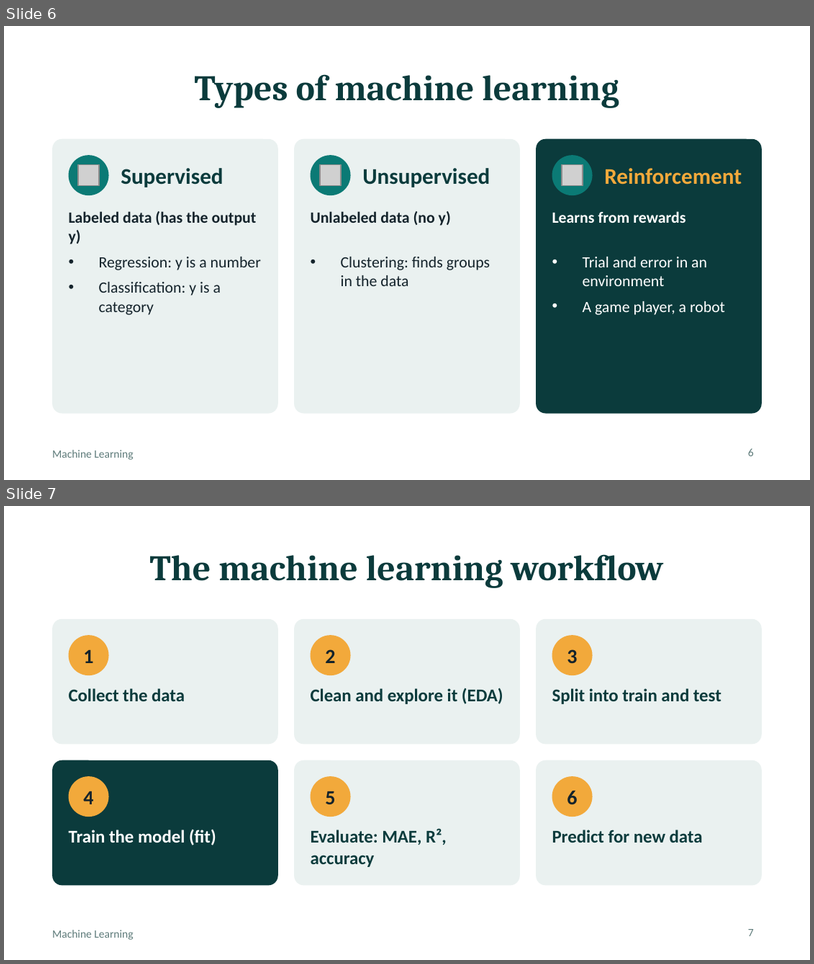
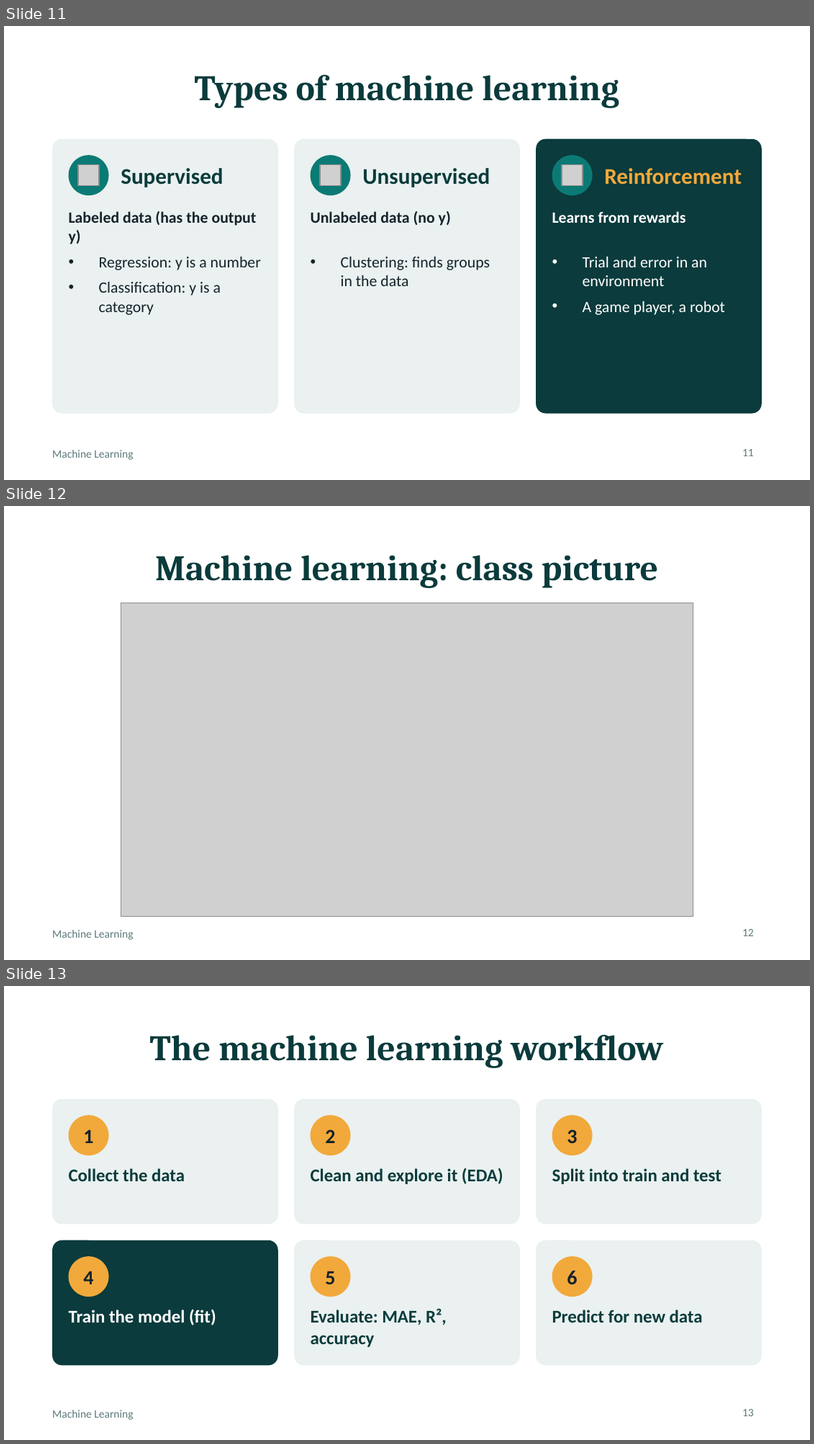
Before and after one commit to mgm-murali-ai/ai-learning, a slide deck: AI-Naresh-IT/notes/machine-learning/machine-learning.pptx. Shown one above the other, each under a label of ours: slides 6 and 7 before the commit, slides 11, 12 and 13 after it. The pictures are 814x964 and 814x1444 pixels, drawn with LibreOffice and Linux fonts; fonts in the diff are those of the drawing; grey boxes stand for pictures. Boxes give left, top, right and bottom in pixels: in the first picture for what was removed or moved away, otherwise in the second. Text is boxed around its words. In the diff, an @@ line names an element or a change of style, - is before the commit and + after.

```diff
--- a/AI-Naresh-IT/notes/machine-learning/machine-learning.pptx
+++ b/AI-Naresh-IT/notes/machine-learning/machine-learning.pptx
@@ slide 12 added at [4, 506, 810, 960], background #FFFFFF; not listed: 1 template element that a slide beside it also shows @@
@@ title added at [155, 555, 658, 588], 32 pt, text #0B3B3C, bold @@
+Machine learning: class picture
@@ picture added at [121, 602, 694, 916] @@
@@ page number added at [743, 929, 754, 936], 10 pt, text #5E7B7A @@
+12
@@ what was slide 6 is now slide 11 @@
@@ page number at [743, 449, 754, 456]: text changed @@
-6
+11
@@ what was slide 7 is now slide 13 @@
@@ page number at [743, 1409, 754, 1416]: text changed @@
-7
+13
```
Also in this commit, not shown: 6 other slides added, 9 other files.
